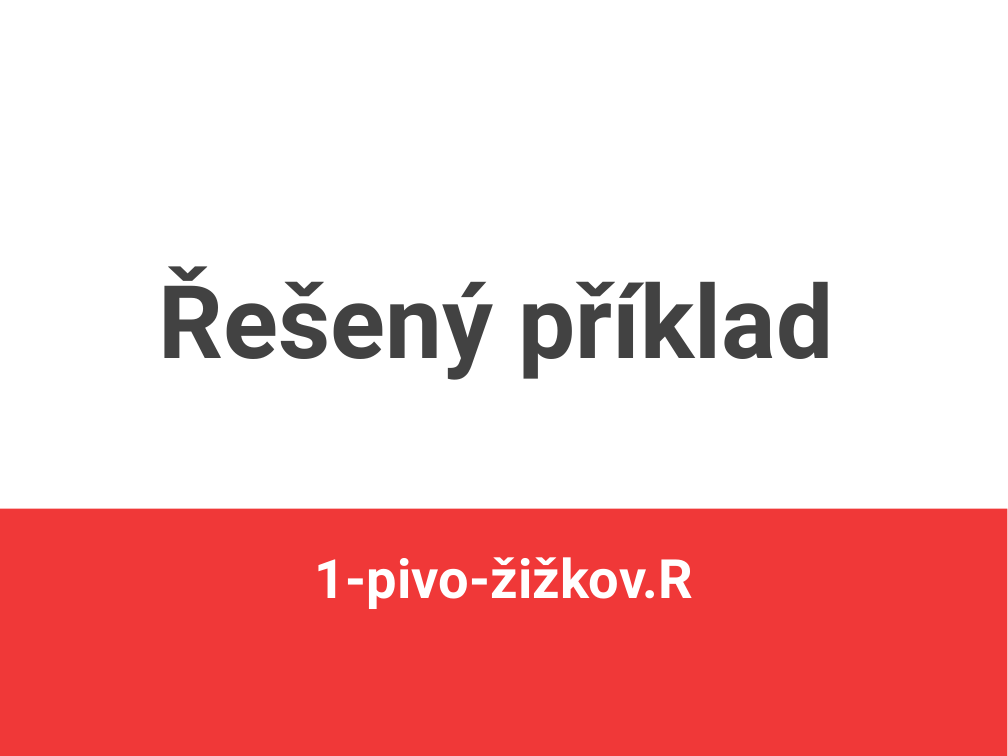
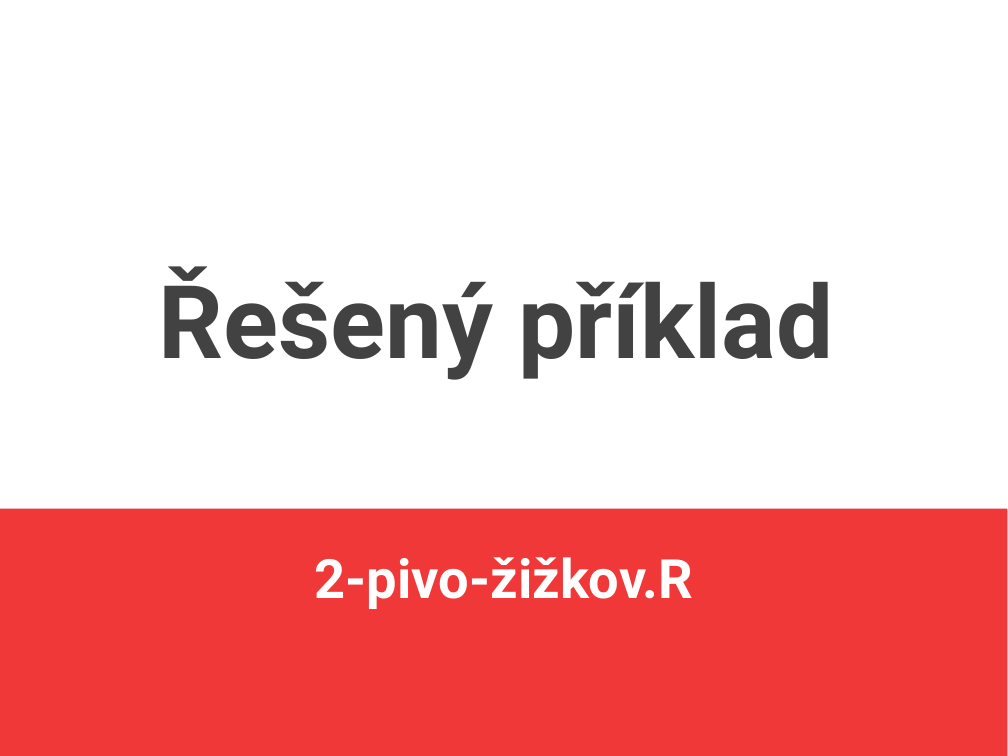
Before and after one commit to jlacko/4EK418, a slide deck: slide 13 of prez/2 - svět gisu svět erka.odp. Drawn at 1008x756 pixels with LibreOffice and Linux fonts; fonts in the diff are those of the drawing. Boxes give left, top, right and bottom in pixels: in the first picture for what was removed or moved away, otherwise in the second. Text is boxed around its words. In the diff, an @@ line names an element or a change of style, - is before the commit and + after.

Commit message:
dělení na dva včetně příkladů

```diff
--- a/prez/2 - svět gisu svět erka.odp
+++ b/prez/2 - svět gisu svět erka.odp
@@ subtitle at (315,557,693,609): text changed @@
-1-pivo-žižkov.R
+2-pivo-žižkov.R
```
Also in this commit, not shown: 3 other slides changed, 12 other files.
